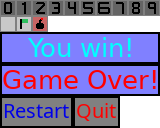
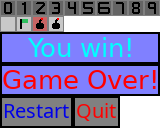
Two versions of the same layered image (160x128). Layer-by-layer changes:
painted on "Ebene" over [48, 16, 64, 32]
